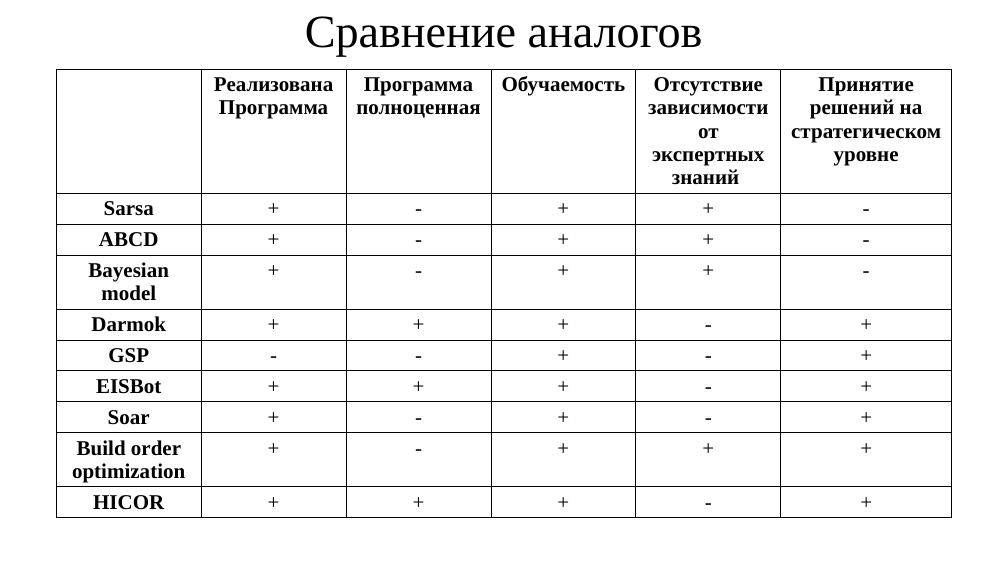
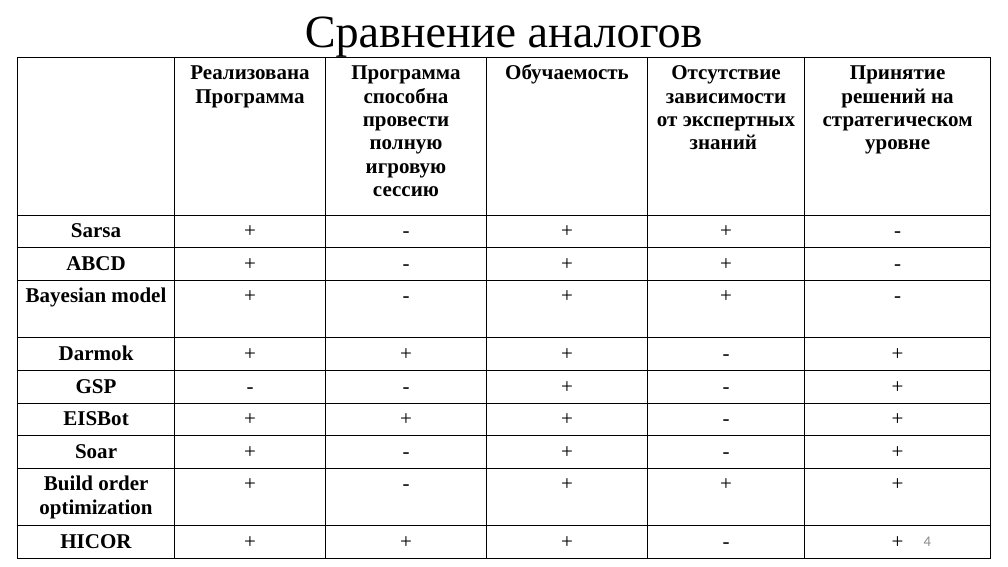
Before and after one commit to Auhadiev/StarCraftBotBTs, a slide deck: slide 4 of Диплом/2023ВКР938102АУХАДИЕВ.pptx. Drawn at 1008x567 pixels with LibreOffice and Linux fonts; fonts in the diff are those of the drawing. Boxes give left, top, right and bottom in pixels: in the first picture for what was removed or moved away, otherwise in the second. Text is boxed around its words. In the diff, an @@ line names an element or a change of style, - is before the commit and + after.

```diff
--- a/Диплом/2023ВКР938102АУХАДИЕВ.pptx
+++ b/Диплом/2023ВКР938102АУХАДИЕВ.pptx
@@ table at [17, 57, 991, 561] @@
-row 1, column 3: Программа полноценная
+row 1, column 3: Программа способна провести полную игровую сессию
@@ table: place and size @@
-table at [56, 69, 953, 547]
+table at [17, 57, 991, 561]
@@ page number added at [924, 536, 931, 546], 14 pt, text #8C8C8C @@
+4
```
Also in this commit, not shown: 11 other slides changed, 10 slides added, 4 slides removed, 15 other files.
